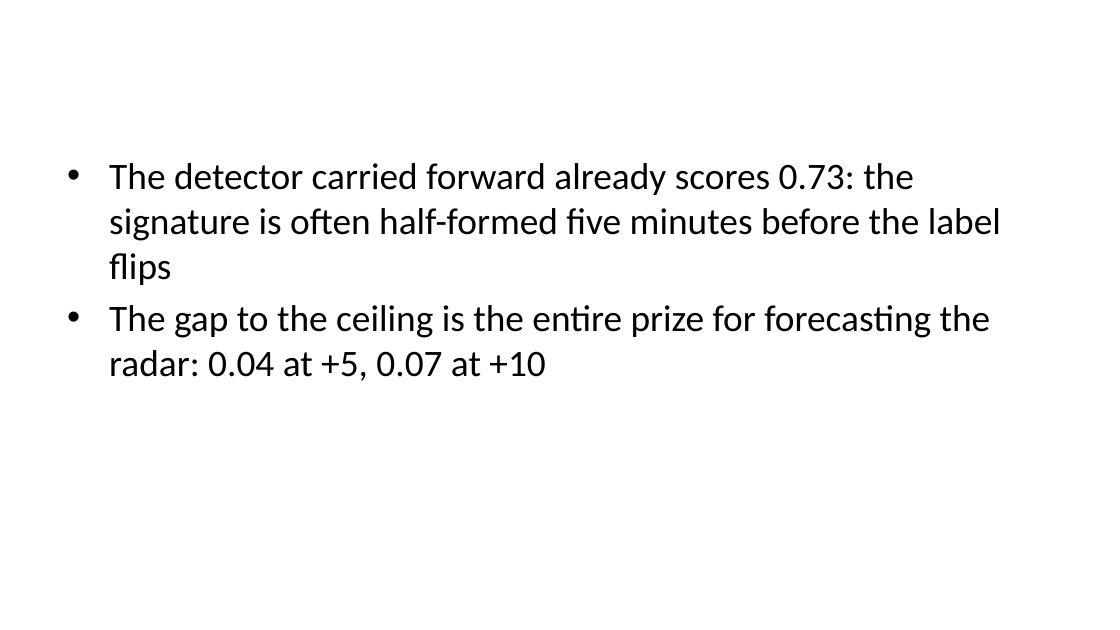
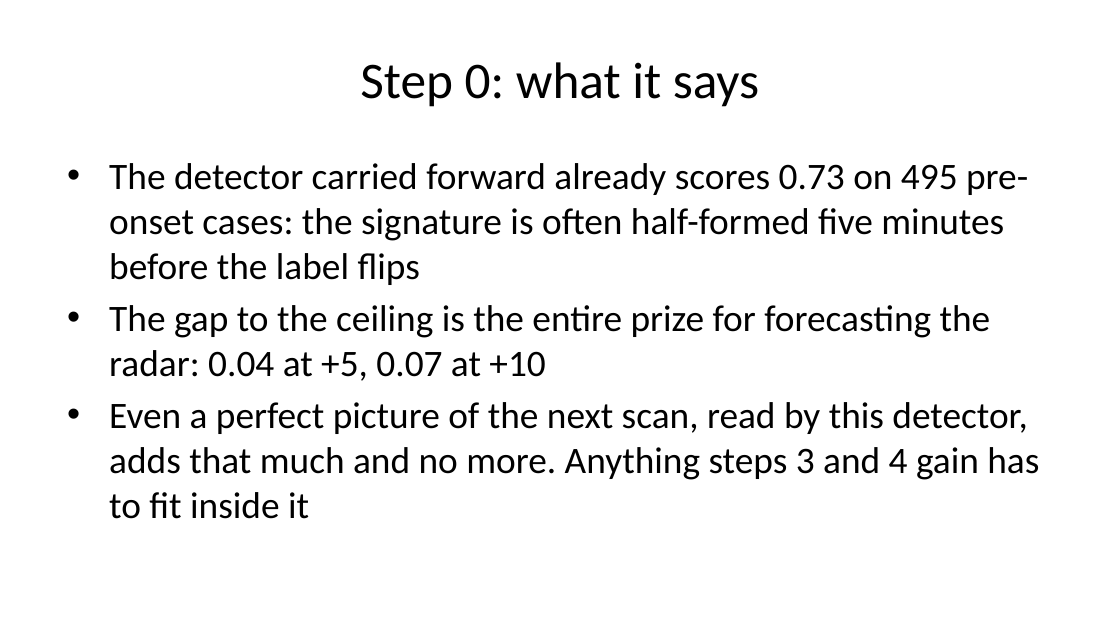
Before and after one commit to jakeryderv/tornado-onset, a slide deck: slide 13 of slides.pptx (slide 12 before the commit). Drawn at 1120x630 pixels with LibreOffice and Linux fonts; fonts in the diff are those of the drawing. Boxes give left, top, right and bottom in pixels: in the first picture for what was removed or moved away, otherwise in the second. Text is boxed around its words. In the diff, an @@ line names an element or a change of style, - is before the commit and + after.

```diff
--- a/slides.pptx
+++ b/slides.pptx
@@ title added at [360,62,759,107], 33 pt, text #000000 @@
+Step 0: what it says
@@ text at [109,163,1028,285]: text changed @@
-• The detector carried forward already scores 0.73: the signature is often half-formed five minutes before the label flips
+• The detector carried forward already scores 0.73 on 495 pre-onset cases: the signature is often half-formed five minutes before the label flips
@@ text at [109,402,1039,519]: paragraph added @@
+• Even a perfect picture of the next scan, read by this detector, adds that much and no more. Anything steps 3 and 4 gain has to fit inside it
```
Also in this commit, not shown: 11 other slides changed, 2 slides added, 1 other file.
